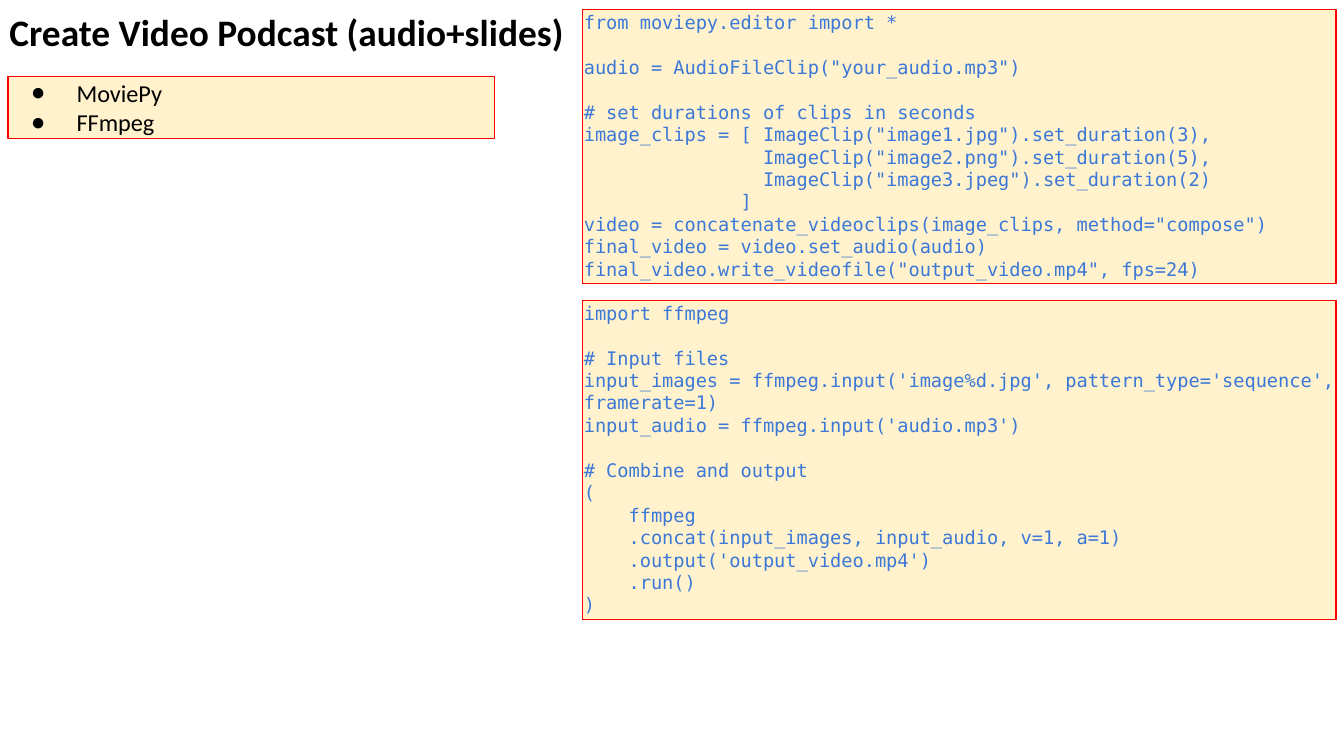
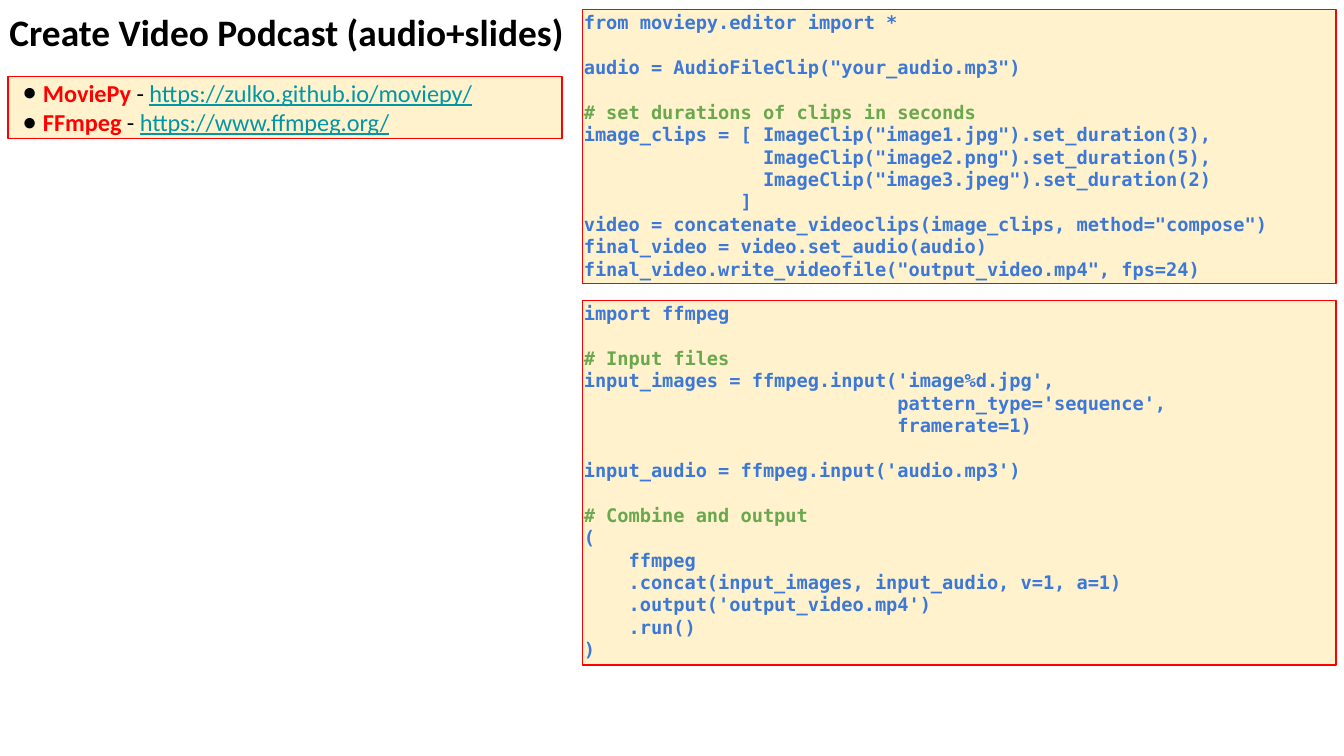
Before and after one commit to lselector/seminar, a slide deck: slide 16 of 2024/2024-12-13-AI-Updates.pptx. Drawn at 1344x756 pixels with LibreOffice and Linux fonts; fonts in the diff are those of the drawing. Boxes give left, top, right and bottom in pixels: in the first picture for what was removed or moved away, otherwise in the second. Text is boxed around its words. In the diff, an @@ line names an element or a change of style, - is before the commit and + after.

```diff
--- a/2024/2024-12-13-AI-Updates.pptx
+++ b/2024/2024-12-13-AI-Updates.pptx
@@ rectangle "from moviepy.editor import *" at [582,9,1336,284]: bold on; text colour #3C78D8 to #6AA84F in "# set durations of clips in seconds" @@
@@ rectangle "MoviePy - https://zulko.github.io/moviepy/": place and size @@
-rectangle "MoviePy - https://zulko.github.io/moviepy/" at [8,77,495,138]
+rectangle "MoviePy - https://zulko.github.io/moviepy/" at [8,77,562,138]
@@ text in rectangle at [43,85,472,135]: text changed; text colour #000000 to #0097A7 @@
-● MoviePy
-● FFmpeg
+● MoviePy - https://zulko.github.io/moviepy/
+● FFmpeg - https://www.ffmpeg.org/
@@ rectangle "import ffmpeg": place and size @@
-rectangle "import ffmpeg" at [582,300,1336,620]
+rectangle "import ffmpeg" at [582,300,1336,664]
@@ text in rectangle at [584,305,1122,637]: bold on in "import ffmpeg", "# Input files", "input_audio = ffmpeg.input('audio.mp3')", "# Combine and output" and 6 more places; text colour #3C78D8 to #6AA84F in "# Input files", "# Combine and output" @@
@@ text in rectangle at [584,372,1166,435]: text changed; bold on @@
-input_images = ffmpeg.input('image%d.jpg', pattern_type='sequence', framerate=1)
+input_images = ffmpeg.input('image%d.jpg',
+pattern_type='sequence',
+framerate=1)
```
Also in this commit, not shown: 12 other slides changed, 4 slides added, 4 slides removed.
